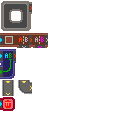
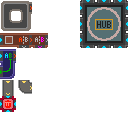
Before/after of a 128 x 128 layered artwork. What changed in the layer stack:
added layer "Paint Layer 2(pasted)" above "Paint Layer 1" over (2, 0, 128, 112)
painted on "Paint Layer 1" over (2, 0, 128, 112)
